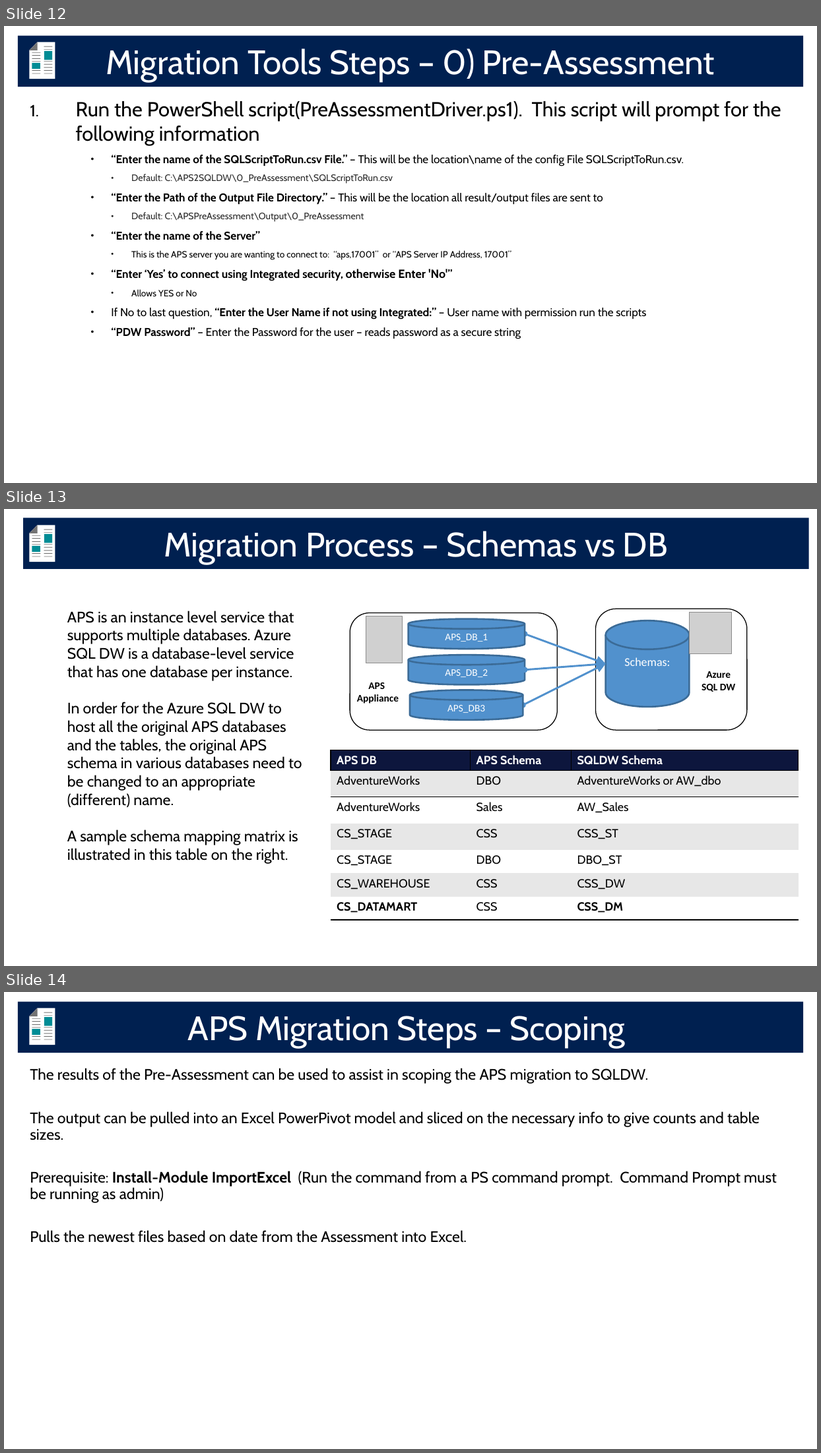
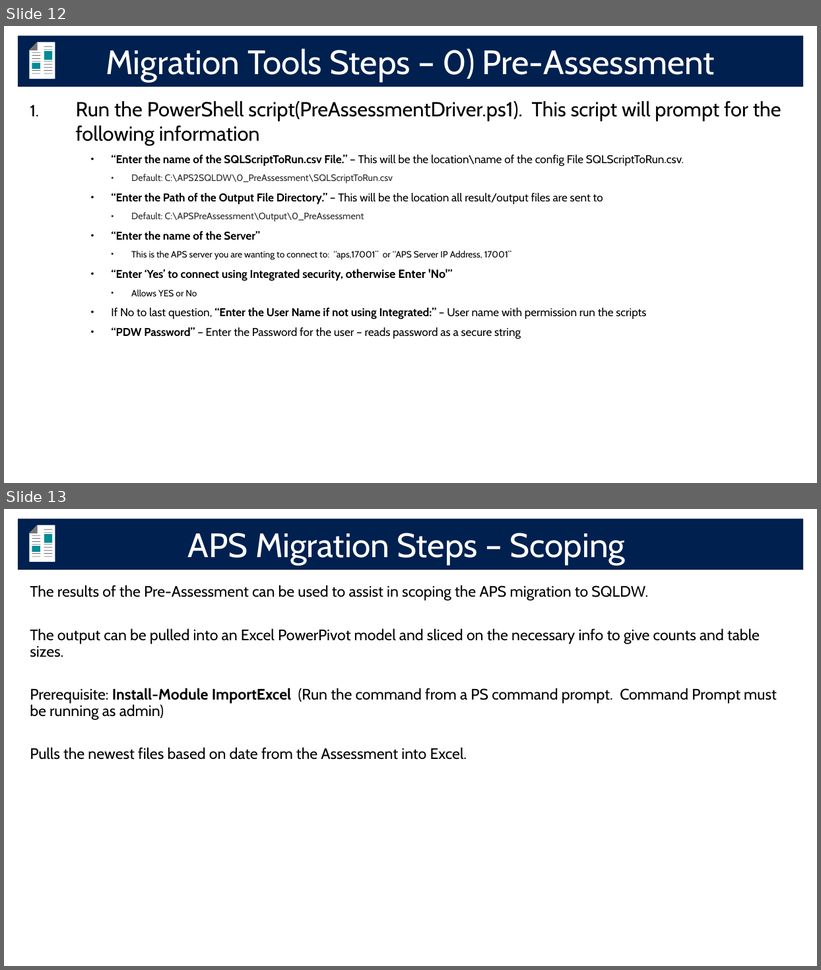
Before and after one commit to microsoft/AzureDWScriptsandUtilities, a slide deck: APS to SQL DW Migration - Schema and Data Migration with PolyBase/APS2SQLDW_Migration.pptx. Shown one above the other, each under a label of ours: slides 12, 13 and 14 before the commit, slides 12 and 13 after it. The pictures are 821x1453 and 821x970 pixels, drawn with LibreOffice and Linux fonts; fonts in the diff are those of the drawing; grey boxes stand for pictures; background and template pictures are left out. Boxes give left, top, right and bottom in pixels: in the first picture for what was removed or moved away, otherwise in the second. Text is boxed around its words. In the diff, an @@ line names an element or a change of style, - is before the commit and + after.

```diff
--- a/APS to SQL DW Migration - Schema and Data Migration with PolyBase/APS2SQLDW_Migration.pptx
+++ b/APS to SQL DW Migration - Schema and Data Migration with PolyBase/APS2SQLDW_Migration.pptx
@@ slide 13 removed at box(4, 509, 817, 966), background #FFFFFF @@
@@ rectangle removed at box(24, 518, 809, 569) @@
-Migration Process – Schemas vs DB
@@ group removed at box(29, 525, 55, 562): 15 freeform shapes, 2 rectangles @@
@@ text removed at box(67, 611, 302, 864) @@
-APS is an instance level service that supports multiple databases. Azure SQL DW is a database-level service that has one database per instance.
-In order for the Azure SQL DW to host all the original APS databases and the tables, the original APS schema in various databases need to be changed to an appropriate (different) name.
-A sample schema mapping matrix is illustrated in this table on the right.
@@ rounded rectangle removed at box(350, 613, 557, 730) @@
@@ picture removed at box(366, 617, 403, 663) @@
@@ cylinder removed at box(409, 619, 525, 649) @@
-APS_DB_1
@@ rounded rectangle removed at box(596, 609, 747, 730) @@
@@ cylinder removed at box(606, 621, 690, 707) @@
-Schemas:
@@ picture removed at box(690, 612, 732, 654) @@
@@ double arrow removed from (525, 634) to (606, 664) @@
@@ cylinder removed at box(409, 655, 525, 685) @@
-APS_DB_2
@@ double arrow removed from (523, 706) to (606, 664) @@
@@ double arrow removed from (525, 670) to (606, 664) @@
@@ text removed at box(357, 683, 399, 704) @@
-APS
-Appliance
@@ text removed at box(702, 671, 735, 692) @@
-Azure
-SQL DW
@@ cylinder removed at box(411, 690, 523, 720) @@
-APS_DB3
@@ table removed at box(331, 750, 799, 920), 7 rows, 3 columns @@
-APS DB | APS Schema | SQLDW Schema
-AdventureWorks | DBO | AdventureWorks or AW_dbo
-AdventureWorks | Sales | AW_Sales
-CS_STAGE | CSS | CSS_ST
-CS_STAGE | DBO | DBO_ST
-CS_WAREHOUSE | CSS | CSS_DW
-CS_DATAMART | CSS | CSS_DM
@@ what was slide 14 is now slide 13 @@
```
Also in this commit, not shown: 12 slides changed, 1 slide added.
